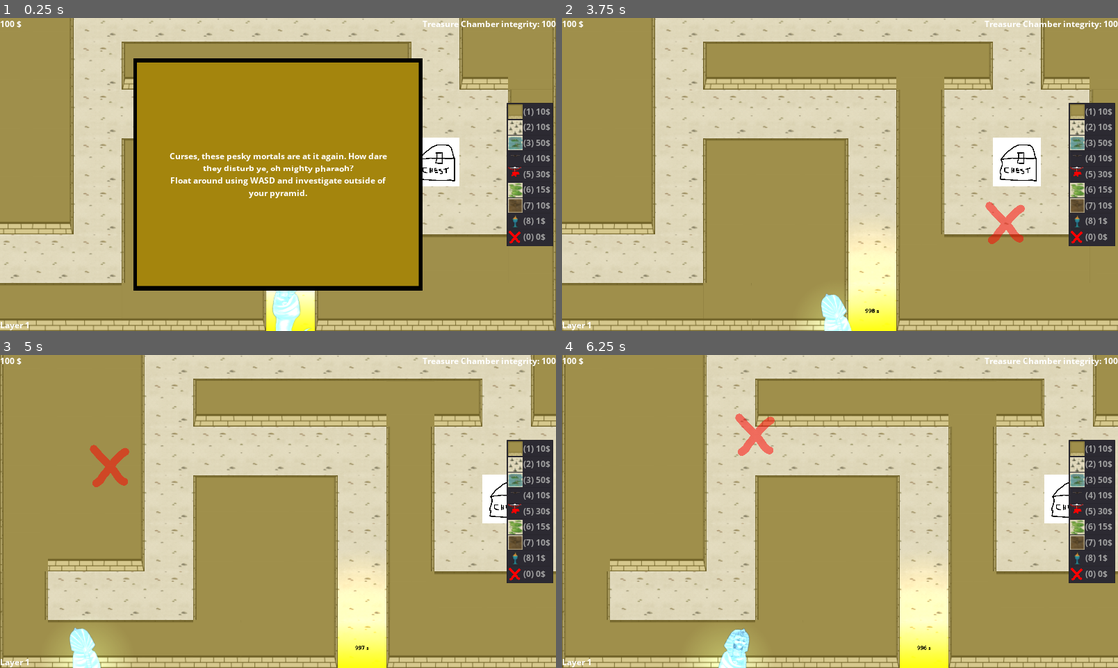
Above: before the commit, frames 1-4 (two rows, left to right).
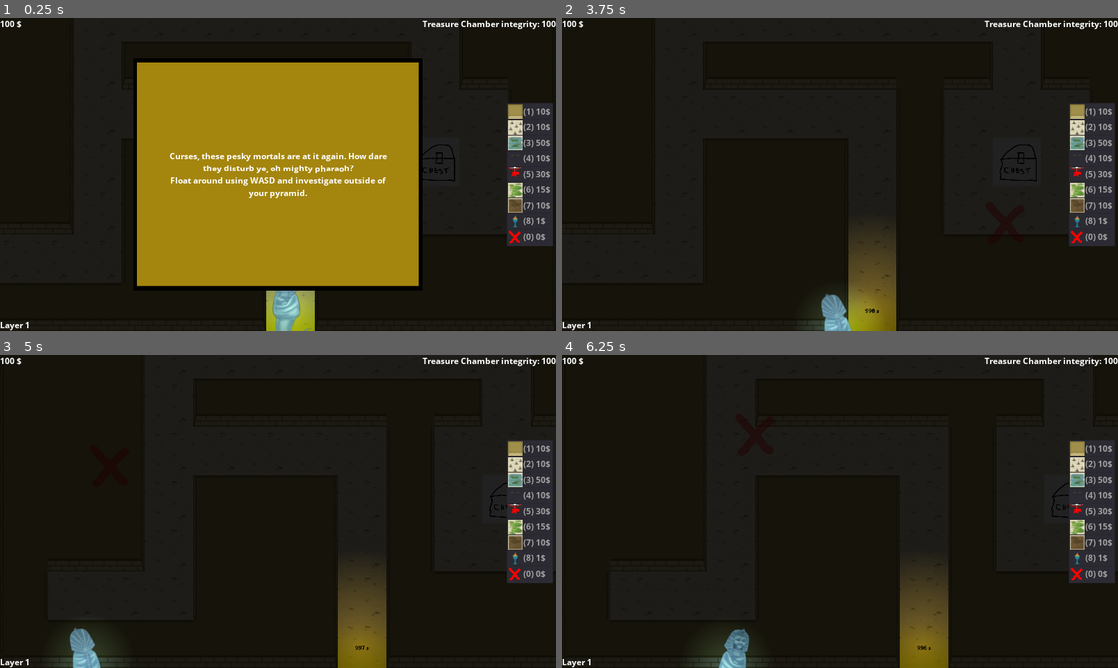
Above: after the commit, the same moments.

Repository: Solid-Squid-Contingent/LD-48
Game: Godot game, scene res://scenes/Game.tscn
The game is run twice, just before and just after one commit, with the same random seed, the same clock (stepped at 60 frames per second) and the same inputs.
Inputs (mouse positions are in pixels of both pictures, inside the frame that each line leads up to):
- Up to frame 1 (0.25 s): no input
- Up to frame 2 (3.75 s): tap Enter at 0.5, 2, 3.5 s; move the mouse to (962, 158) at 0.52 s; press the mouse at (962, 158) at 0.53 s; hold D (right) 0.53-1.28 s; tap Space at 1.25, 2.75 s; move the mouse to (728, 190) at 1.27 s; release the mouse at (728, 190) at 1.28 s; hold S (down) 1.28-2.03 s; right-click (728, 190) at 1.35 s; move the mouse to (895, 105) at 2.02 s; hold D (right) 2.03-2.78 s; tap 1 at 2.1 s; move the mouse to (812, 237) at 2.77 s; hold W (up) 2.78-3.53 s; tap 9 at 2.85 s; click (812, 237) at 2.92 s; move the mouse to (1006, 221) at 3.52 s; hold A (left) from 3.53 s (still down); tap 0 at 3.6 s
- Up to frame 3 (5 s): keep holding A (left); move the mouse to (111, 464) at 4.27 s; tap Q at 4.35 s
- Up to frame 4 (6.25 s): move the mouse to (867, 511) at 5.02 s; release A (left) at 5.03 s; press the mouse at (867, 511) at 5.03 s; hold S (down) 5.03-5.78 s; tap Space at 5.75 s; move the mouse to (756, 433) at 5.77 s; release the mouse at (756, 433) at 5.78 s; hold D (right) from 5.78 s (still down); right-click (756, 433) at 5.85 s

The runs differ from the first frame. In frame 1, 57% of the frame differs, in the area x 0-100%, y 0-100%; in frame 2, 96%; in frame 3, 96%; in frame 4, 96%.

Commit message:
Add corpse graphics

Diff:
--- a/scenes/Corpse.tscn
+++ b/scenes/Corpse.tscn
@@ -1,7 +1,7 @@
 [gd_scene load_steps=5 format=2]
 
 [ext_resource path="res://resources/graphics/enemies/Blood.png" type="Texture" id=1]
-[ext_resource path="res://resources/graphics/enemies/evilBellPepperDead.png" type="Texture" id=2]
+[ext_resource path="res://resources/graphics/enemies/touristDead.png" type="Texture" id=2]
 [ext_resource path="res://scripts/Corpse.gd" type="Script" id=3]
 
 [sub_resource type="Gradient" id=1]
@@ -32,6 +32,7 @@
 color_ramp = SubResource( 1 )
 
 [node name="Sprite" type="Sprite" parent="."]
+scale = Vector2( 0.2, 0.2 )
 texture = ExtResource( 2 )
 __meta__ = {
 "_editor_description_": ""
--- a/scenes/Game.tscn
+++ b/scenes/Game.tscn
@@ -131,7 +131,6 @@
 autowrap = true
 
 [node name="CanvasModulate" type="CanvasModulate" parent="."]
-visible = false
 color = Color( 0.129412, 0.129412, 0.129412, 1 )
 
 [node name="CurrentItemPreview" type="Sprite" parent="."]
--- a/scripts/EnemySpawner.gd
+++ b/scripts/EnemySpawner.gd
@@ -15,10 +15,10 @@
 #texturePath: String
 #corpseTexturePath: String
 var enemyTypes = [
-	Stats.new(false, false, 100, 50, 10, 1, {}, "tourist.png", "evilBellPepperDead.png"),
-	Stats.new(false, false, 150, 100, 100, 2, {Stats.DamageTypes.NORMAL : 0.1}, "tombRaider.png", "evilBellPepperDead.png"),
-	Stats.new(false, true, 300, 50, 50, 3, {}, "sprinter.png", "fancyBellPepperDead.png"),
-	Stats.new(false, true, 70, 100, 100, 5, {}, "demolitionGuy.png", "fancyBellPepperDead.png")
+	Stats.new(false, false, 100, 50, 10, 1, {}, "tourist.png", "touristDead.png"),
+	Stats.new(false, false, 150, 100, 100, 2, {Stats.DamageTypes.NORMAL : 0.1}, "tombRaider.png", "tombRaiderDead.png"),
+	Stats.new(false, true, 300, 50, 50, 3, {}, "sprinter.png", "sprinterDead.png"),
+	Stats.new(false, true, 70, 100, 100, 5, {}, "demolitionGuy.png", "demolitionGuyDead.png")
 ]
 
 var enemyDescriptions = [
--- a/scripts/Lamp.gd
+++ b/scripts/Lamp.gd
@@ -17,7 +17,7 @@
 static func getPrice():
 	return 1
 
-func _physics_process(delta):
+func _physics_process(_delta):
 	value += 1
 	if value > 10000:
 		value = 0
--- a/scripts/Stats.gd
+++ b/scripts/Stats.gd
@@ -25,8 +25,8 @@
 	maxBravery_ = 100,
 	moneyDropped_ = 1,
 	resistances_ = {},
-	texturePath_ = "evilBellPepper.png",
-	corpseTexturePath_ = "evilBellPepperDead.png"):
+	texturePath_ = "",
+	corpseTexturePath_ = ""):
 
 	drunkPathfinding = drunkPathfinding_
 	demolition = demolition_
@@ -127,9 +127,6 @@
 		bravery += stat.bravery
 		moneyDropped += stat.moneyDropped
 
-		if stat.texturePath != texturePath:
-			texturePath = "mixedBellPepper.png"
-
 		for damageType in resistances:
 			resistances[damageType] += stat.resistances[damageType]
 
Not shown, removed: resources/graphics/Sprinter dead.png.import
Not shown, removed: resources/graphics/Tourist dead.png.import
Renamed: resources/graphics/Demolition Guy dead.png -> resources/graphics/enemies/demolitionGuyDead.png
Not shown, changed: resources/graphics/enemies/demolitionGuyDead.png.import
Binary file removed: resources/graphics/enemies/evilBellPepper.png
Not shown, removed: resources/graphics/enemies/evilBellPepper.png.import
Binary file removed: resources/graphics/enemies/evilBellPepperDead.png
Not shown, removed: resources/graphics/enemies/evilBellPepperDead.png.import
Binary file removed: resources/graphics/enemies/fancyBellPepper.png
Binary file removed: resources/graphics/enemies/fancyBellPepperDead.png
Renamed: resources/graphics/Sprinter dead.png -> resources/graphics/enemies/sprinterDead.png
Not shown, changed: resources/graphics/enemies/sprinterDead.png.import
(and 4 more such lines)
